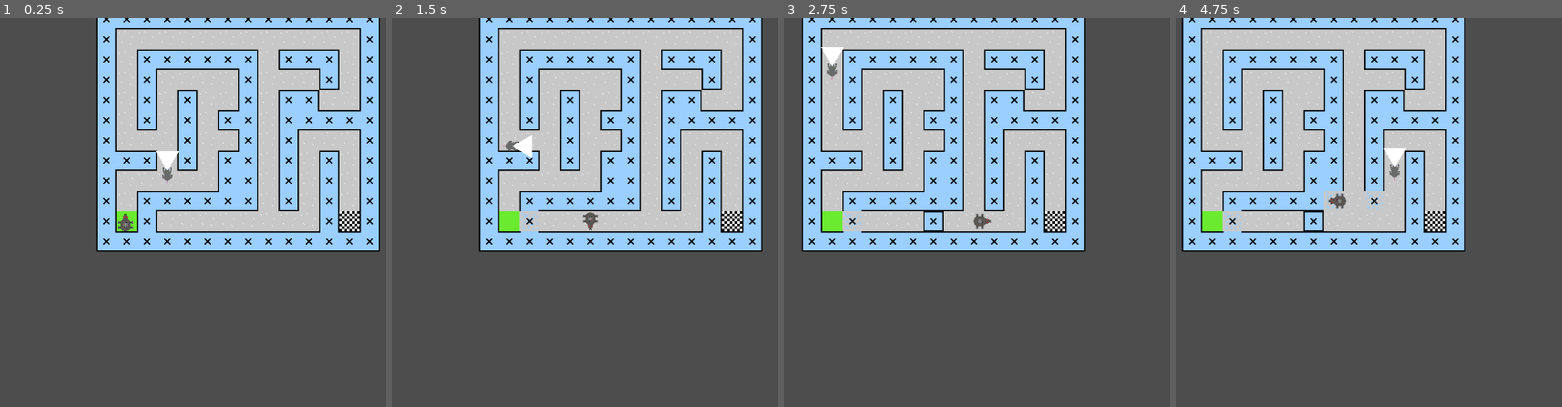
Above: before the commit, frames 1-4 (left to right).
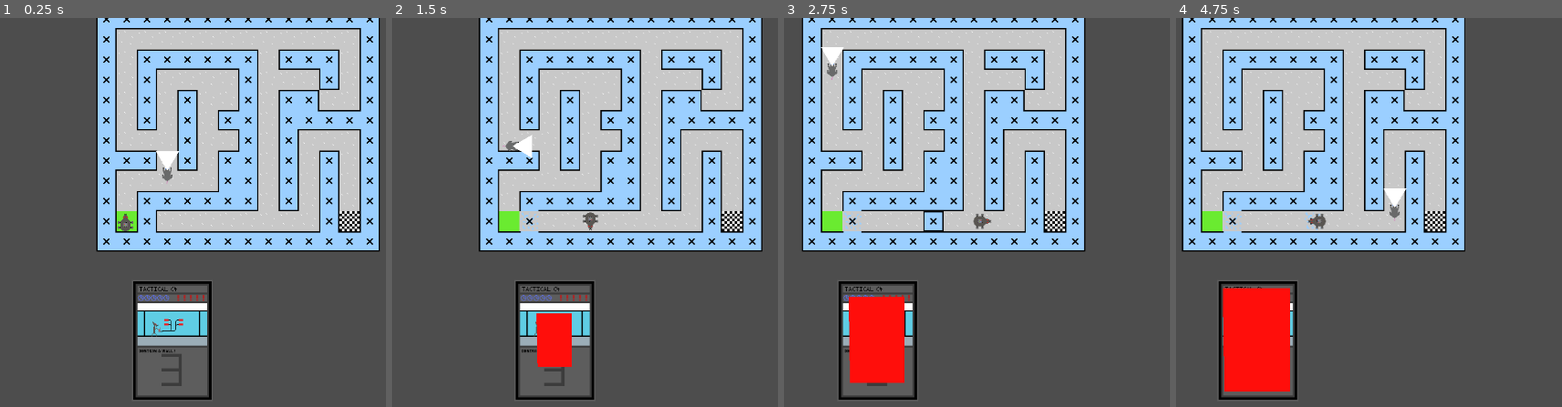
Above: after the commit, the same moments.

Repository: johannagroven/dontratmeout
Game: Godot game, scene res://main.tscn
Same seed, same stepped clock (60 frames per second), same inputs: the game is played once before the commit and once after it.
Inputs:
- Up to frame 1 (0.25 s): no input
- Up to frame 2 (1.5 s): tap Enter at 0.5 s; hold Right (ui_right) 0.53-1.28 s; tap 3 at 0.6, 1.35 s; hold Down (ui_down) from 1.28 s (still down)
- Up to frame 3 (2.75 s): release Down (ui_down) at 2.03 s; hold Right (ui_right) from 2.03 s (still down); tap 4 at 2.1 s; tap 3 at 2.3 s
- Up to frame 4 (4.75 s): release Right (ui_right) at 2.78 s; hold Up (ui_up) 2.78-3.53 s; tap 3 at 2.85, 3.6, 4.55 s; hold Left (ui_left) from 3.53 s (still down); tap 4 at 4.35 s

The runs differ from the first frame. In frame 1, 2.9% of the frame differs, in the area x 34-55%, y 67-99%; in frame 2, 3.5%; in frame 3, 4.4%; in frame 4, 6.6%, in the area x 11-60%, y 33-99%.

Commit message:
show ability and timeouts

Diff:
--- a/character.gd
+++ b/character.gd
@@ -49,7 +49,7 @@
 ## Without interpolation, any visuals attached to the character directly would appear to jitter when
 ## the framerate exceeds the physics tick rate.
 @onready var visuals: Node2D = $visuals
-
+var wallAbility
 
 func _init() -> void:
 	# Reset to correct motion mode. (in case script is applied without setting motion mode)
@@ -59,6 +59,7 @@
 func _ready() -> void:
 	# Initialize interpolate-from position as starting position rather than zero.
 	_previous_position = global_position
+	wallAbility = get_node("../WallBreak")
 
 	# Convert desired movement speed into a discrete number of physics ticks per cell traveled.
 	# For example, if physics_ticks_per_second is 60 (default) and tiles_per_second is 6,
@@ -148,6 +149,7 @@
 	# Refer to visuals property documentation for more details.
 	var weight: float = Engine.get_physics_interpolation_fraction()
 	visuals.global_position = lerp(_previous_position, global_position, weight)
+	wallAbility.update()
 
 
 ## Convert analog input direction to grid direction.
@@ -192,16 +194,17 @@
 
 func _input(event):
 	if event is InputEventKey and event.pressed:
-		if event.keycode == KEY_3:
-			var position_relative_to_tile_map: Vector2 = tile_map.to_local(global_position)
-			var map_position: Vector2i = tile_map.local_to_map(position_relative_to_tile_map)
-
-			var map_direction: Vector2i = _input_direction_to_map_direction(_last_input_direction)
-			var next_map_position: Vector2i = map_position + map_direction
-			if not _is_walkable(next_map_position):
-				tile_map.set_cell(0,next_map_position,5,Vector2i(0,0))
-				tile_map.populateAstarGrid()
-				get_node("/root/main/mouse").setPath()
+		if event.keycode == KEY_3: # Tear down wall
+			if wallAbility.use():
+				var position_relative_to_tile_map: Vector2 = tile_map.to_local(global_position)
+				var map_position: Vector2i = tile_map.local_to_map(position_relative_to_tile_map)
+
+				var map_direction: Vector2i = _input_direction_to_map_direction(_last_input_direction)
+				var next_map_position: Vector2i = map_position + map_direction
+				if not _is_walkable(next_map_position):
+					tile_map.set_cell(0,next_map_position,5,Vector2i(0,0))
+					tile_map.populateAstarGrid()
+					get_node("/root/main/mouse").setPath()
 		if event.keycode == KEY_4:
 			var position_relative_to_tile_map: Vector2 = tile_map.to_local(global_position)
 			var map_position: Vector2i = tile_map.local_to_map(position_relative_to_tile_map)
--- a/main.tscn
+++ b/main.tscn
@@ -1,15 +1,16 @@
-[gd_scene format=3 uid="uid://e3ynlypijkbo"]
-
-[ext_resource type="Texture2D" uid="uid://cmqeqh5q6wjho" path="res://tiles.png" id="1_1mjvg"]
+[gd_scene load_steps=20 format=3 uid="uid://e3ynlypijkbo"]
+
+[ext_resource type="Texture2D" uid="uid://cxlbr22q861mb" path="res://tiles.png" id="1_1mjvg"]
 [ext_resource type="PackedScene" uid="uid://dq6m4s6rb3x80" path="res://character.tscn" id="2_3m31f"]
-[ext_resource type="Texture2D" uid="uid://3rsis153tqt4" path="res://assets/wallatlas.png" id="2_5vw27"]
+[ext_resource type="Texture2D" uid="uid://8ahxjhd3uowy" path="res://assets/wallatlas.png" id="2_5vw27"]
 [ext_resource type="PackedScene" uid="uid://edo6bdmfqkxg" path="res://mouse.tscn" id="3_h2yge"]
-[ext_resource type="Texture2D" uid="uid://ctd1quis0yv5j" path="res://assets/mazetile.png" id="3_kek77"]
+[ext_resource type="Texture2D" uid="uid://b64r07q4msqnj" path="res://assets/mazetile.png" id="3_kek77"]
 [ext_resource type="Script" uid="uid://bw8cioamlxp3g" path="res://mob.gd" id="4_1bvp3"]
-[ext_resource type="Texture2D" uid="uid://dx8pjo8ydf10c" path="res://assets/start.png" id="4_4c57u"]
-[ext_resource type="Texture2D" uid="uid://umamuxyst7ph" path="res://assets/goal.png" id="5_efxa6"]
-[ext_resource type="Texture2D" uid="uid://bl8a8fwtwq5bp" path="res://assets/walls/walldestroyed.png" id="6_4c57u"]
+[ext_resource type="Texture2D" uid="uid://dxj4nxhxgos2l" path="res://assets/start.png" id="4_4c57u"]
+[ext_resource type="Texture2D" uid="uid://c1dgsb4npxgog" path="res://assets/goal.png" id="5_efxa6"]
+[ext_resource type="Texture2D" uid="uid://dkfkymyn00s7e" path="res://assets/walls/walldestroyed.png" id="6_4c57u"]
 [ext_resource type="Script" uid="uid://cbjaqq57fql7a" path="res://tile_map.gd" id="6_kek77"]
+[ext_resource type="PackedScene" uid="uid://3y8usxyunu7" path="res://timed_ability.tscn" id="11_efxa6"]
 
 [sub_resource type="TileSetAtlasSource" id="TileSetAtlasSource_c4vbl"]
 resource_name = "atlas"
@@ -599,33 +600,36 @@
 
 [sub_resource type="LabelSettings" id="LabelSettings_4c57u"]
 font_size = 80
-font_color = Color(0.19775072, 0.43107134, 0.102956004, 1)
-
-[node name="main" type="Node2D" unique_id=1689015029]
-
-[node name="tile_map" type="TileMap" parent="." unique_id=1665508455]
+font_color = Color(0.197751, 0.431071, 0.102956, 1)
+
+[node name="main" type="Node2D"]
+
+[node name="tile_map" type="TileMap" parent="."]
 tile_set = SubResource("TileSet_27pgi")
 format = 2
 layer_0/tile_data = PackedInt32Array(0, 2, 0, 65536, 2, 0, 131072, 2, 0, 196608, 2, 0, 262144, 2, 0, 327680, 2, 0, 3932 …(2661 unchanged characters)…
 script = ExtResource("6_kek77")
 
-[node name="character" parent="." unique_id=605842106 node_paths=PackedStringArray("tile_map") instance=ExtResource("2_3m31f")]
+[node name="character" parent="." node_paths=PackedStringArray("tile_map") instance=ExtResource("2_3m31f")]
 position = Vector2(14, 306)
 collision_layer = 2
 collision_mask = 2
 tile_map = NodePath("../tile_map")
 tiles_per_second = 5.0
 
-[node name="mouse" parent="." unique_id=1103297182 node_paths=PackedStringArray("tile_map") instance=ExtResource("3_h2yge")]
+[node name="mouse" parent="." node_paths=PackedStringArray("tile_map") instance=ExtResource("3_h2yge")]
 position = Vector2(20, 245)
 script = ExtResource("4_1bvp3")
 tile_map = NodePath("../tile_map")
 
-[node name="Timer" type="Timer" parent="." unique_id=99995754]
-
-[node name="goalLabel" type="Label" parent="." unique_id=2073888049]
+[node name="Timer" type="Timer" parent="."]
+
+[node name="goalLabel" type="Label" parent="."]
 offset_left = 48.0
 offset_top = 50.0
 offset_right = 353.0
 offset_bottom = 212.0
 label_settings = SubResource("LabelSettings_4c57u")
+
+[node name="WallBreak" parent="." instance=ExtResource("11_efxa6")]
+position = Vector2(88, 493)
